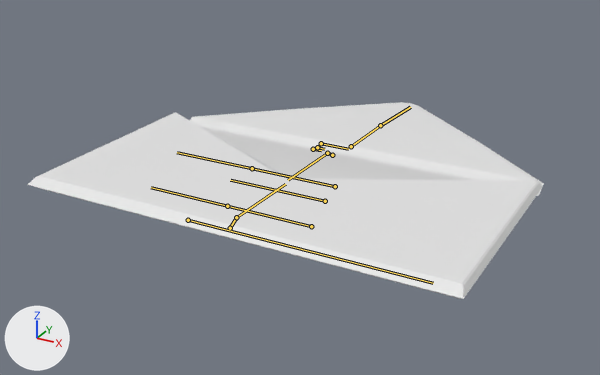
The FBX model Models/Carta.fbx as it was, and as the next commit left it.
Camera for both pictures: a 50 mm lens placed at (1.007, -1.734, 0.903), pointed at (-0.074, 0.23, -0.079). The lights are fixed; the arrows at lower left show +X, +Y and +Z. The older version comes first. Both versions are drawn at frame 31 of the action 'LetterArmature|CloseLetter'; the numbers are the values there. The bones that change, and the others that lie on the model, are drawn over the model as lines.

Objects in the first picture: 'Letter'.
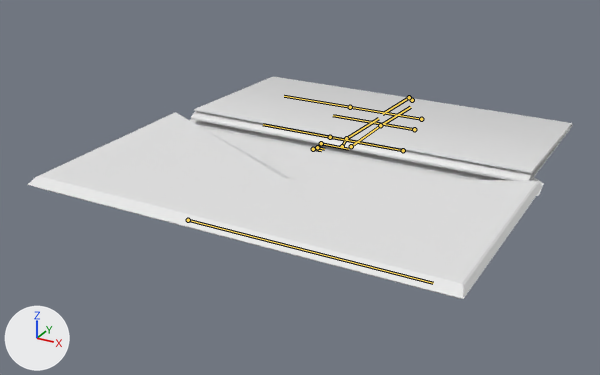
What differs and where, as boxes [x1, y1, x2, y2] in the pictures (600 x 375 px):
'Letter', posed (13% taller)
    before: [27, 102, 544, 299]
    after: [27, 77, 573, 299]
bone 'Main', root to tip
    before: (325, 201) to (230, 180)
    after: (414, 129) to (333, 115)
bone 'DownFlap', root to tip
    before: (230, 228) to (236, 217)
    after: (342, 146) to (346, 138)

What changed in the scene script:
```text
Change bone_main:
    where bone_main = bpy.data.objects['LetterArmature'].pose.bones['Main']
    bone_main.location: (0.009, 0.0, -0.01) -> (0.632, 0.0, -0.01)
    bone_main.rotation_quaternion: (1.0, 0.0, -0.012, 0.0) -> (1.0, 0.0, 0.0, 0.0)  # degrees (0, -1, 0) -> degrees (0, 0, 0)
Change bone_downflap:
    where bone_downflap = bpy.data.objects['LetterArmature'].pose.bones['DownFlap']  # child of 'Main'
    bone_downflap.location: (0.002, -0.007, 0.011) -> (0.002, 0.01, 0.011)
```
